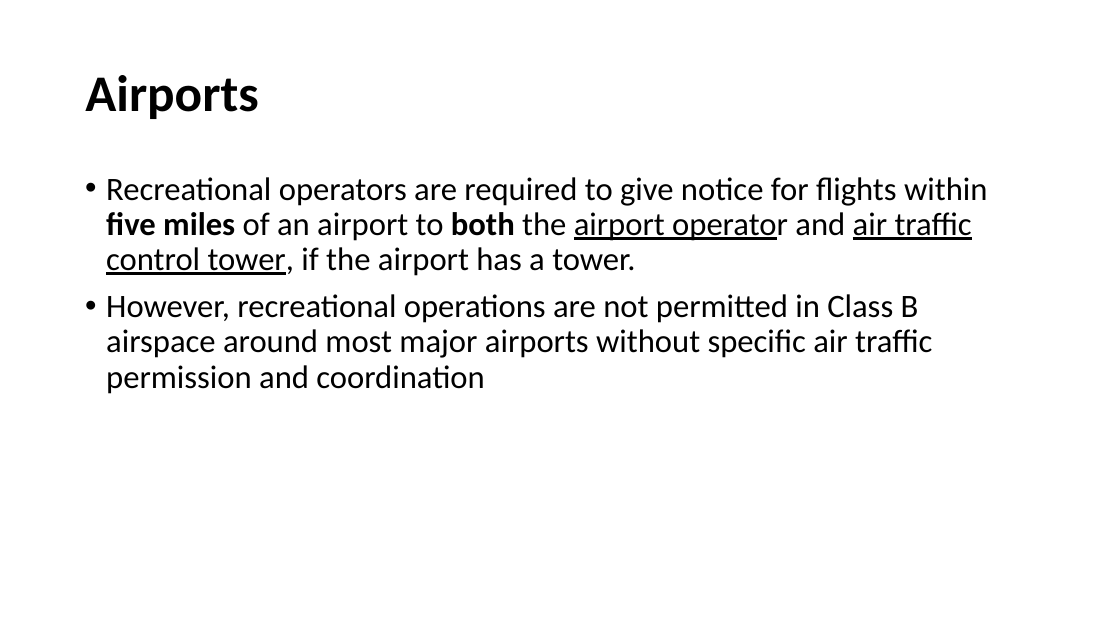
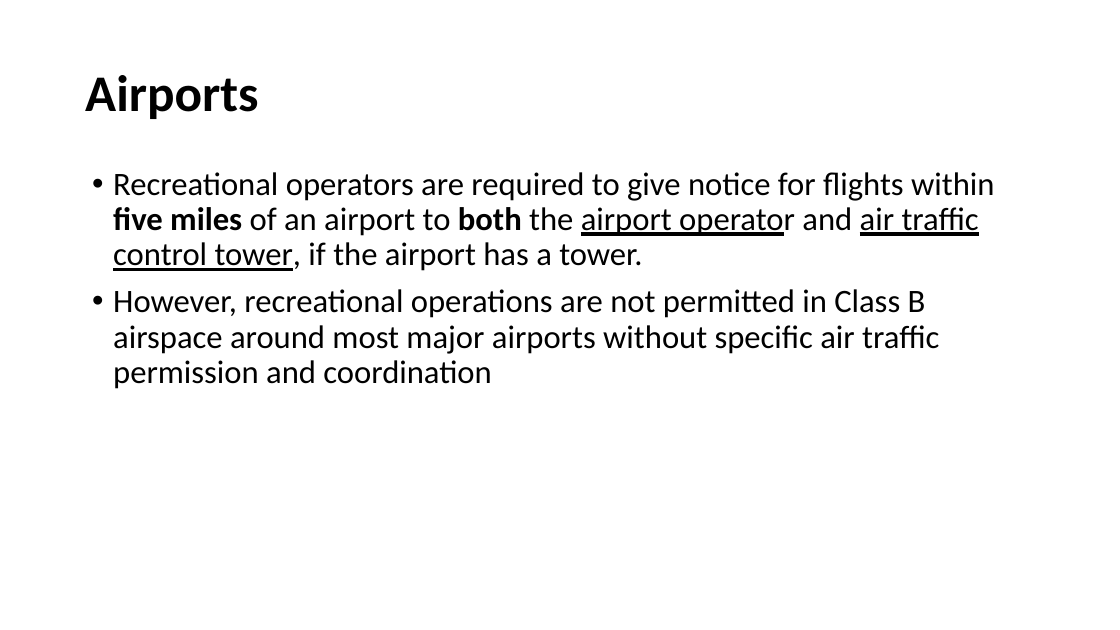
Before and after one commit to ncsu-geoforall-lab/uav-lidar-analytics-course, a slide deck: slide 26 of lectures/rules.ppt (slide 24 before the commit). Drawn at 1120x630 pixels with LibreOffice and Linux fonts; fonts in the diff are those of the drawing. Boxes give left, top, right and bottom in pixels: in the first picture for what was removed or moved away, otherwise in the second. Text is boxed around its words. In the diff, an @@ line names an element or a change of style, - is before the commit and + after.

```diff
--- a/lectures/rules.ppt
+++ b/lectures/rules.ppt
@@ text "Recreational operators are required to ..." moved from (x1=106, y1=177, x2=987, y2=394) to (x1=113, y1=172, x2=994, y2=389) @@
```
Also in this commit, not shown: 10 other slides changed, 2 slides added, 11 other files.
